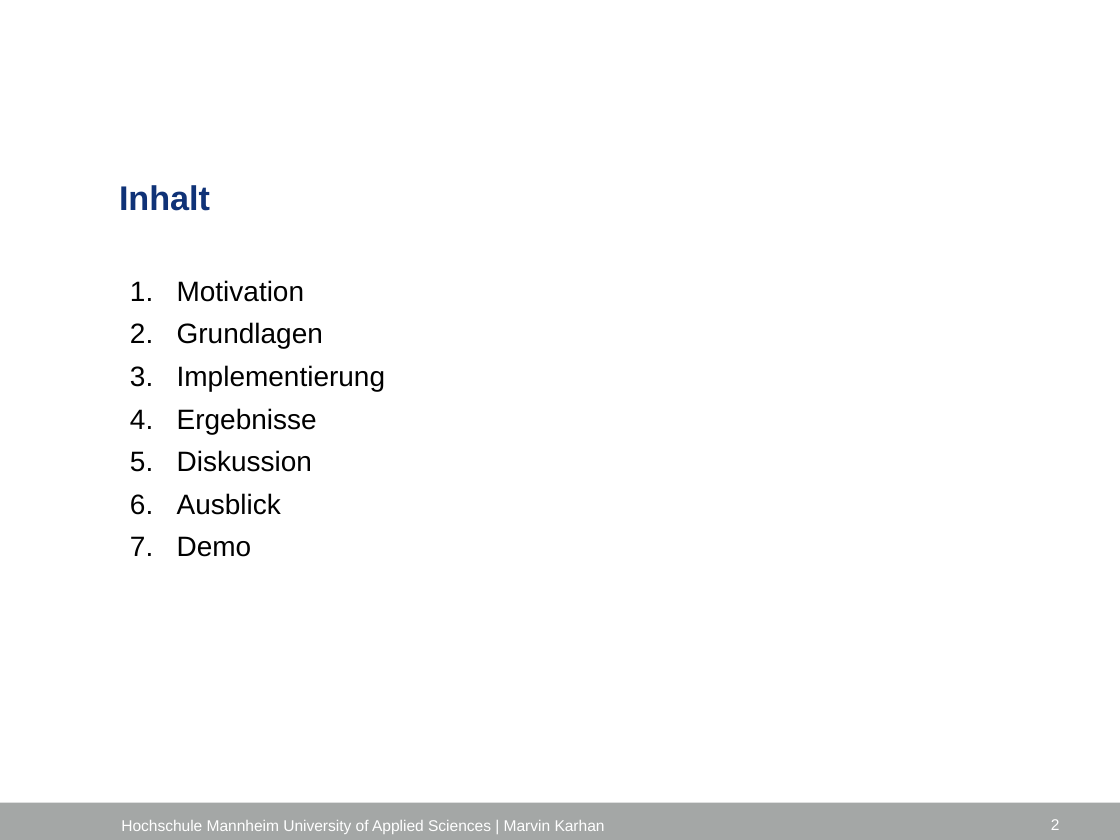
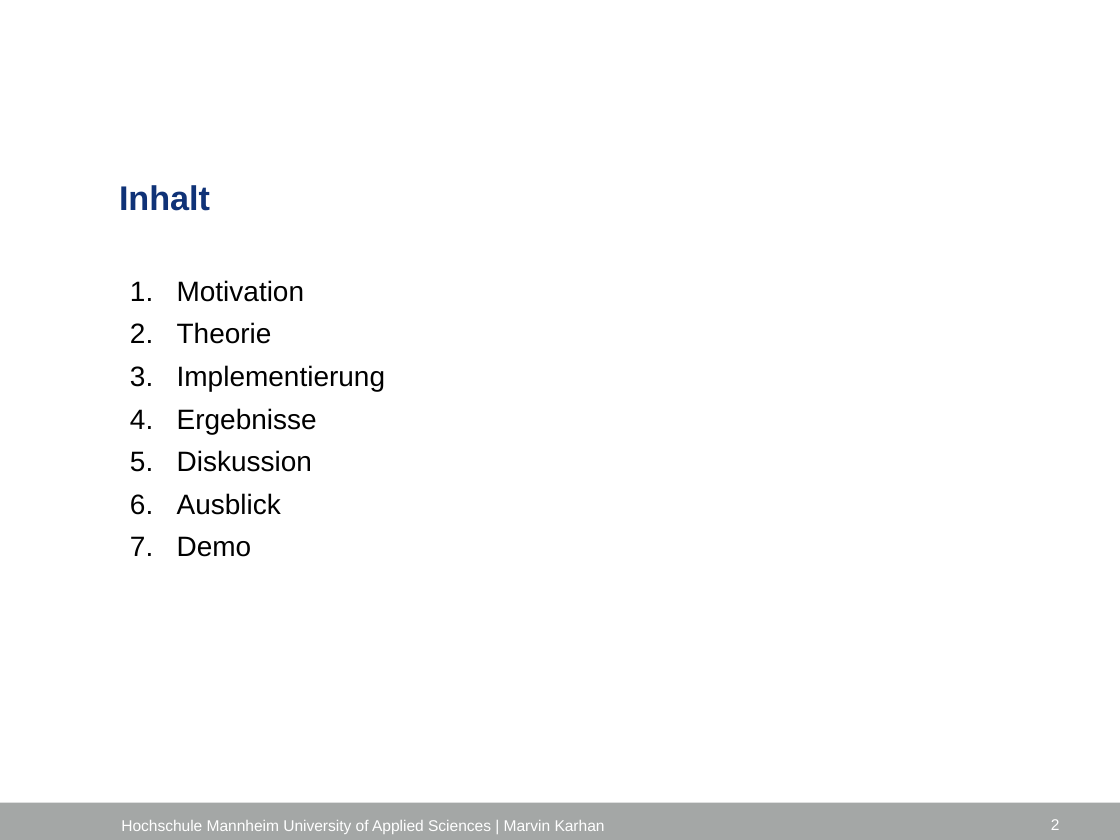
Before and after one commit to marvinkarhan/Bachelorarbeit, a slide deck: slide 2 of latex/Kolloquium/Kolloquium_Marvin_Karhan.pptx. Drawn at 1120x840 pixels with LibreOffice and Linux fonts; fonts in the diff are those of the drawing; background and template pictures are left out. Boxes give left, top, right and bottom in pixels: in the first picture for what was removed or moved away, otherwise in the second. Text is boxed around its words. In the diff, an @@ line names an element or a change of style, - is before the commit and + after.

```diff
--- a/latex/Kolloquium/Kolloquium_Marvin_Karhan.pptx
+++ b/latex/Kolloquium/Kolloquium_Marvin_Karhan.pptx
@@ text at <box>177,322,272,344</box>: text changed @@
-2. Grundlagen
+2. Theorie
```
Also in this commit, not shown: 7 other slides changed, 5 slides removed.
